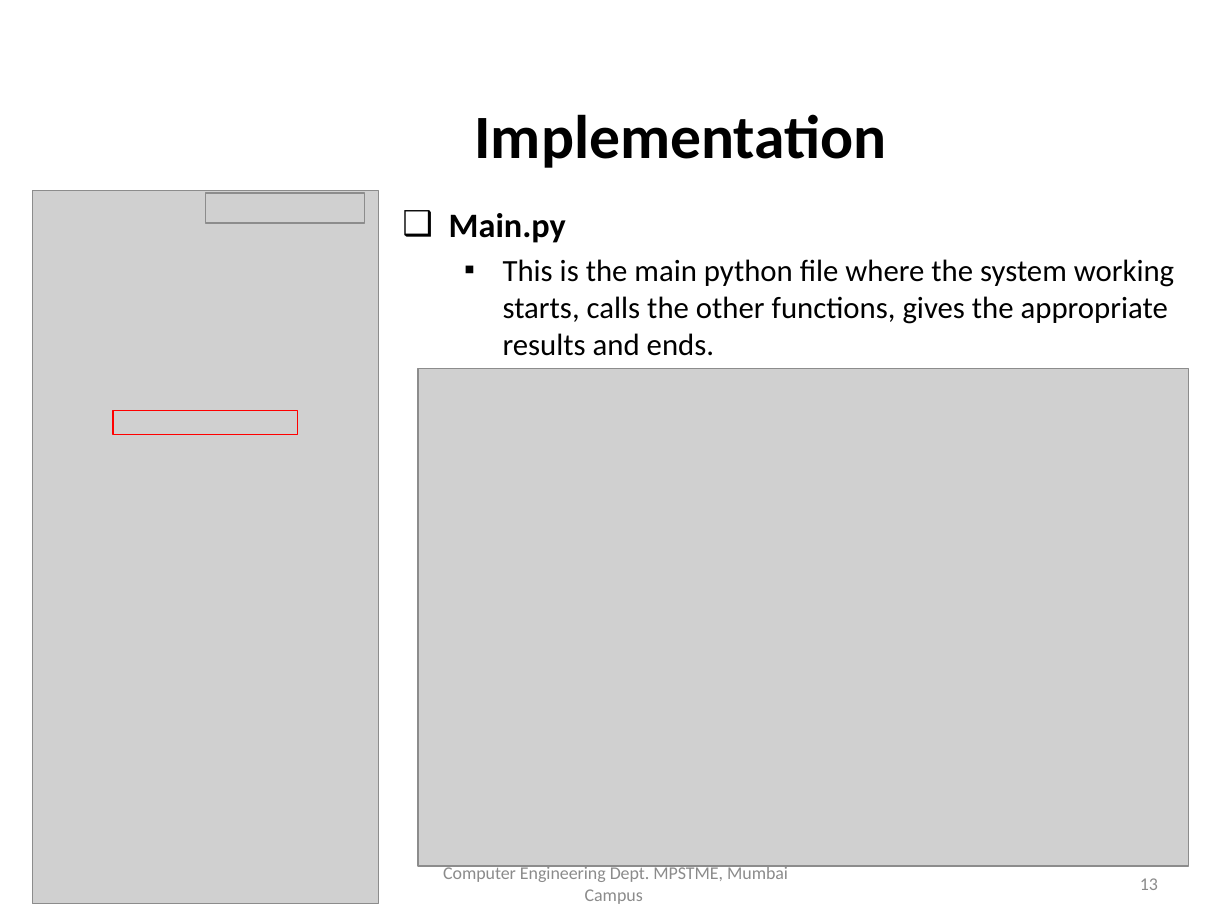
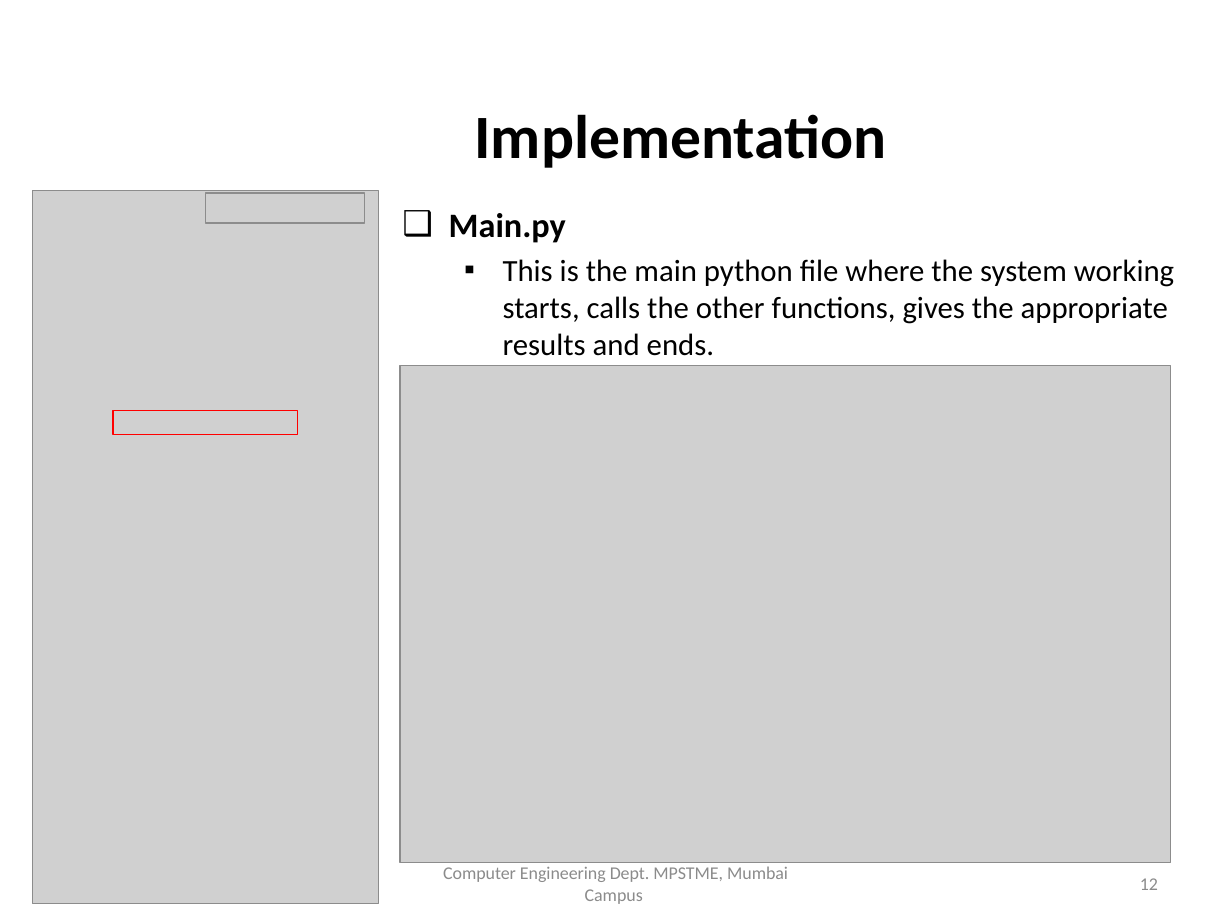
Before and after one commit to TeeeJaey/SignatureVerifier, a slide deck: slide 12 of PPT/B002_ProjectPPT.pptx (slide 13 before the commit). Drawn at 1232x924 pixels with LibreOffice and Linux fonts; fonts in the diff are those of the drawing; grey boxes stand for pictures; background and template pictures are left out. Boxes give left, top, right and bottom in pixels: in the first picture for what was removed or moved away, otherwise in the second. Text is boxed around its words. In the diff, an @@ line names an element or a change of style, - is before the commit and + after.

```diff
--- a/PPT/B002_ProjectPPT.pptx
+++ b/PPT/B002_ProjectPPT.pptx
@@ picture: place and size @@
-picture at bbox=[418, 368, 1188, 866]
+picture at bbox=[400, 366, 1170, 864]
@@ page number at bbox=[1140, 878, 1158, 890]: text changed @@
-13
+12
```
Also in this commit, not shown: 24 other slides changed, 1 slide removed, 5 other files.
